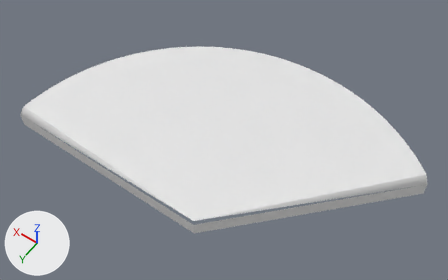
What one commit did to the OBJ model Assets/Models/Slice37.obj.
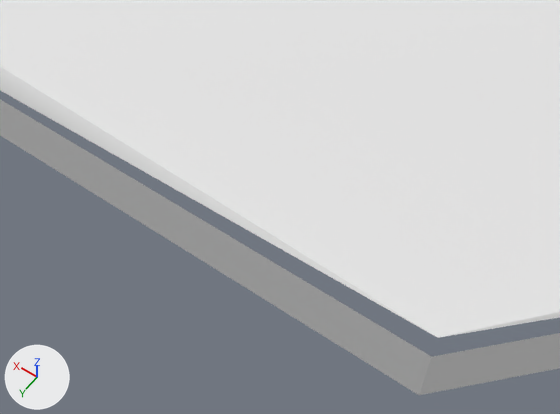
Old and new are each drawn whole from a 50 mm camera at (-0.839, 0.964, 2.151) aimed at (0.172, -0.452, -0.074) and again close up from a 50 mm camera at (-0.067, 0.294, 0.513) aimed at (0.148, -0.006, 0.041). The lights are fixed; the arrows at lower left show +X, +Y and +Z. Where no turn or scale is listed for an object, it has been applied to the vertices.

Names of what the first close-up shows: 'Slice37'.
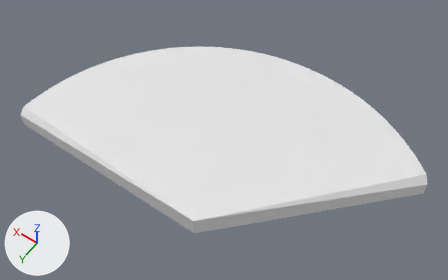
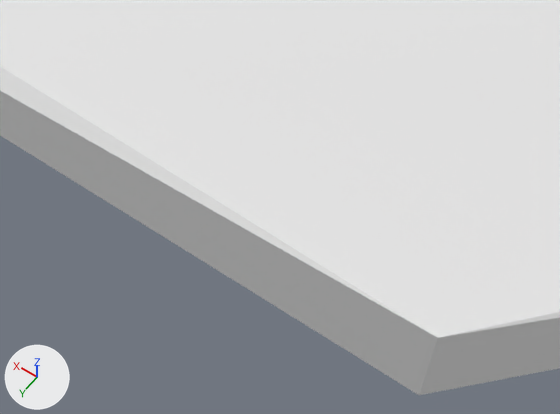
Pixel boxes (x1, y1, x2, y2) of what changed, in the close-ups (560 x 414 px; the box of a moved part takes in the faces that stretch with it):
part 1 of me_slice37, moved or reshaped: before (0, 100, 560, 395); after (0, 91, 560, 395)

The change in detail:
me_slice37 has 45 vertices, 41 faces and spans x -0.68..1.0, y -1.0..0.0, z -0.1..0.0.
me_slice37 is used by ob_slice37; location (0.0, 0.0, 0.0).
Verts and faces of me_slice37; kept vertices keep their numbers, new ones are numbered from 45.
Before the commit, vertices of me_slice37: 0 (0.0, 0.0, 0.0) at pixel (437, 337), 2 (1.0, 0.0, -0.03), 40 (-0.68, -0.73, -0.03), 41 (0.0, 0.0, -0.1) at pixel (418, 395), 42 (0.0, 0.0, -0.03) at pixel (431, 356).
Before the commit, vertices of me_slice37: 43 (1.0, 0.0, -0.1), 44 (-0.68, -0.73, -0.1).
Part 1, on me_slice37:
Vertices deleted: 42 (with the faces that use them).
New faces: (0, 2, 43, 41), (0, 41, 44, 40).
